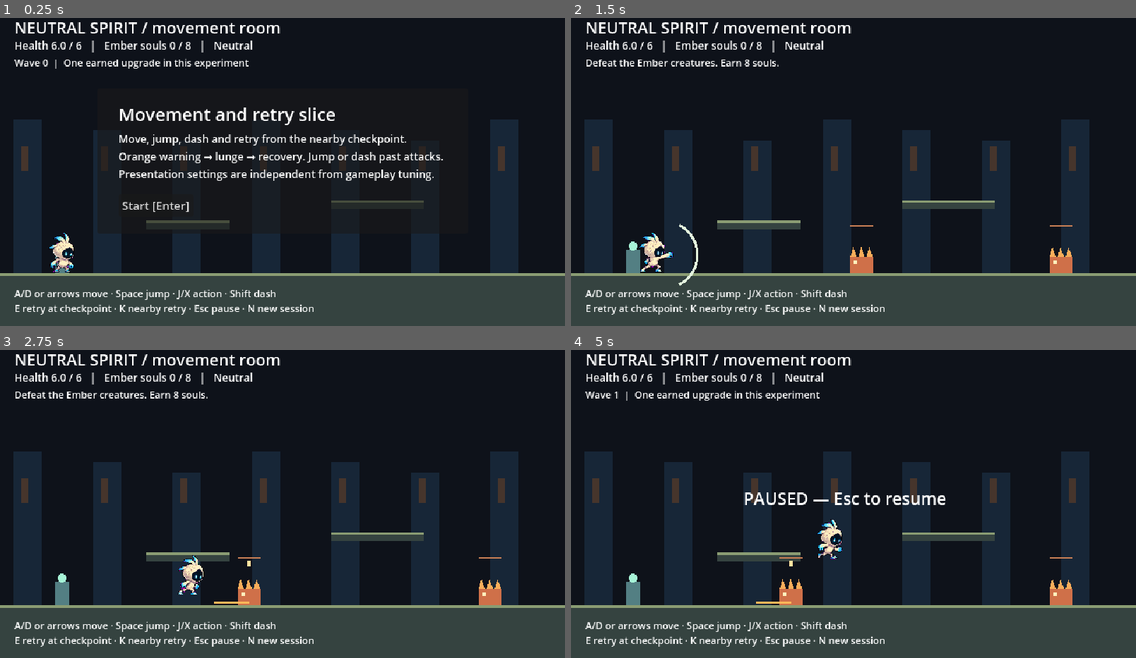
Above: before the commit, frames 1-4 (two rows, left to right).
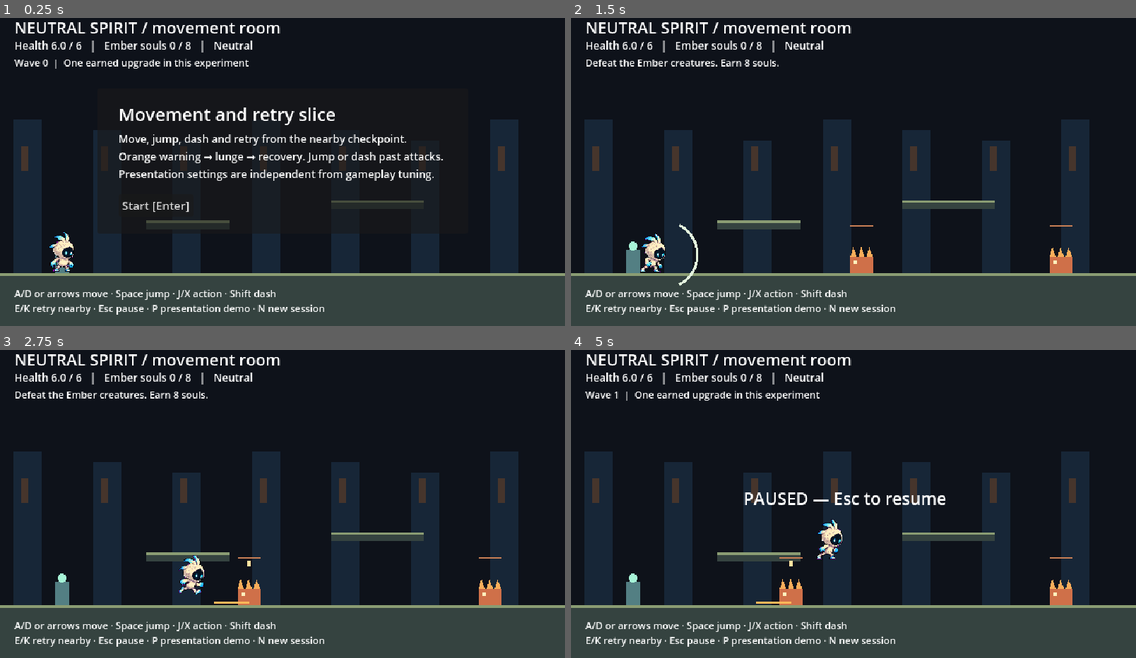
Above: after the commit, the same moments.

Repository: scleond/main-vania
Game: Godot game, scene res://main.tscn
The game is run twice, just before and just after one commit, with the same random seed, the same clock (stepped at 60 frames per second) and the same inputs.
Inputs:
- Up to frame 1 (0.25 s): no input
- Up to frame 2 (1.5 s): click "Start [Enter]" at 0.5 s; tap Enter at 1.25 s; hold D (right) from 1.28 s (still down); tap J (attack) at 1.35 s
- Up to frame 3 (2.75 s): keep holding D (right); tap Space (jump) at 1.52, 1.82, 2.27, 2.57 s; tap Shift (dash) at 1.55, 2.1 s; tap E at 2.3 s
- Up to frame 4 (5 s): release D (right) at 2.78 s; hold A (left) 2.78-3.53 s; tap E at 2.85 s; tap P at 3.05, 3.6 s; hold D (right) from 3.53 s (still down); tap Space (jump) at 3.77, 3.8, 4.07, 4.35, 4.52, 4.82 s; tap J (attack) at 4.55 s; tap Escape (pause, bound only after the commit) at 4.9 s

The runs differ from the first frame. In frame 1, 0.9% of the frame differs, in the area x 3-58%, y 69-97%; in frame 2, 1.0%; in frame 3, 1.0%; in frame 4, 0.9%.

Commit message:
Address neutral spirit review findings

Diff:
--- a/main.gd
+++ b/main.gd
@@ -1,5 +1,7 @@
 extends Node2D
-# Disposable feel experiment. Session state only; this is not production progression.
+# Session state and input boundary for the production movement room.
+const CHECKPOINT_POSITION=Vector2(70,299)
+const CHECKPOINT_RETRY_DISTANCE=45.0
 var player
 var hp=6.0
 var souls=0
@@ -15,6 +17,7 @@
 var choice_delay=0.0
 var kills=0
 var deaths=0
+var retries=0
 var clock=0.0
 var message=''
 var message_left=0.0
@@ -41,12 +44,20 @@
  parent.add_child(b)
  return b
 func _ready():
- for action in ['left','right','jump','dash','attack']:InputMap.add_action(action)
+ for action in ['left','right','jump','dash','attack','pause','retry']:InputMap.add_action(action)
  for pair in [['left',KEY_A],['left',KEY_LEFT],['right',KEY_D],['right',KEY_RIGHT],['jump',KEY_SPACE],['dash',KEY_SHIFT],['attack',KEY_J],['attack',KEY_X]]:
   var e=InputEventKey.new()
   e.physical_keycode=pair[1]
   InputMap.action_add_event(pair[0],e)
+ for pair in [['pause',KEY_ESCAPE],['retry',KEY_K],['retry',KEY_E]]:
+  var e=InputEventKey.new()
+  e.physical_keycode=pair[1]
+  InputMap.action_add_event(pair[0],e)
  for pair in [['jump',JOY_BUTTON_A],['attack',JOY_BUTTON_X],['dash',JOY_BUTTON_RIGHT_SHOULDER]]:
+  var e=InputEventJoypadButton.new()
+  e.button_index=pair[1]
+  InputMap.action_add_event(pair[0],e)
+ for pair in [['pause',JOY_BUTTON_START],['retry',JOY_BUTTON_BACK]]:
   var e=InputEventJoypadButton.new()
   e.button_index=pair[1]
   InputMap.action_add_event(pair[0],e)
@@ -65,7 +76,7 @@
   body.add_child(c)
   add_child(body)
  player=load('res://player.gd').new()
- player.position=Vector2(70,300)
+ player.position=CHECKPOINT_POSITION
  add_child(player)
  ui=CanvasLayer.new()
  add_child(ui)
@@ -73,7 +84,7 @@
  hud=label_at('',Vector2(16,33))
  status=label_at('',Vector2(16,53),11)
  label_at('A/D or arrows move · Space jump · J/X action · Shift dash',Vector2(16,315),11)
- label_at('E retry at checkpoint · K nearby retry · Esc pause · N new session',Vector2(16,332),11)
+ label_at('E/K retry nearby · Esc pause · P presentation demo · N new session',Vector2(16,332),11)
  menu=Panel.new()
  menu.position=Vector2(110,90)
  menu.size=Vector2(420,165)
@@ -109,7 +120,7 @@
 func respawn(count=true):
  if count:deaths+=1
  hp=6
- player.position=Vector2(70,299)
+ player.position=CHECKPOINT_POSITION
  player.velocity=Vector2.ZERO
  player.invulnerable=1.0
  player.attack_left=0
@@ -124,14 +135,14 @@
 func note(value):
  message=value
  message_left=4.0
+func can_retry_nearby():
+ return player.position.distance_to(CHECKPOINT_POSITION)<=CHECKPOINT_RETRY_DISTANCE
 func _unhandled_key_input(event):
  if not event.pressed or event.echo:return
  match event.physical_keycode:
   KEY_ENTER:
    if not playing:start_run()
   KEY_N:start_run()
-  KEY_ESCAPE:
-   if playing and not choosing:paused=not paused
   KEY_1:
    if choosing:select_upgrade('burn')
   KEY_2:
@@ -140,10 +151,15 @@
    if playing and not choosing:
     mixed=not mixed
     note('Preview: Stone protection + Wind air-jump / faster dash' if mixed else 'Mixed preview off. Earned Ember upgrade retained.')
-  KEY_K:
-   if playing and not choosing:respawn()
-  KEY_E:
-   if playing and not choosing and absf(player.position.x-70)<45:respawn(false)
+  KEY_P:
+   if playing:player.visual.use_alternate_presentation(not player.visual.alternate_presentation)
+func process_session_actions():
+ if not playing or choosing:return
+ if Input.is_action_just_pressed('pause'):
+  paused=not paused
+ if not paused and Input.is_action_just_pressed('retry') and can_retry_nearby():
+  retries+=1
+  respawn(false)
 func select_upgrade(value):
  if not choosing:return
  upgrade=value
@@ -162,6 +178,7 @@
 func add_enemy(x,medium):
  enemies.append({'x':float(x),'hp':6.0 if medium else 3.0,'max_hp':6.0 if medium else 3.0,'medium':medium,'mode':'approach','timer':0.0,'dir':-1.0,'hit_id':-1,'burn':0.0,'burn_tick':0.0,'flash':0.0})
 func _physics_process(delta):
+ process_session_actions()
  player.active=playing and not choosing and not paused
  player.upgrade=upgrade
  player.mixed=mixed
@@ -239,7 +256,7 @@
  refresh()
  pause_label.visible=paused
  if OS.has_feature('web'):
-  JavaScriptBridge.eval('window.__vania_probe = '+JSON.strin …(130 unchanged characters)… ve':wave,'kills':kills,'deaths':deaths,'x':player.position.x,'y':player.position.y,'attack':player.attack_id,'enemies':enemies,'actions':{'move':'left/right','jump':'jump','dash':'dash','retry':'checkpoint'}}))
+  JavaScriptBridge.eval('window.__vania_probe = '+JSON.strin …(130 unchanged characters)… ve':wave,'kills':kills,'deaths':deaths,'retries':retries,'x':player.position.x,'y':player.position.y,'attack':player.attack_id,'presentation':'alternate' if player.visual.alternate_presentation else 'default','actions':{'move':'left/right','jump':'jump','dash':'dash','pause':'pause','retry':'retry'}}))
  queue_redraw()
 func _notification(what):
  if what==NOTIFICATION_APPLICATION_FOCUS_OUT and playing:paused=true
@@ -250,8 +267,8 @@
  for rect in platforms:
   draw_rect(rect,Color('#354340'))
   draw_rect(Rect2(rect.position,Vector2(rect.size.x,3)),Color('#8a9c73'))
- draw_rect(Rect2(62,273,16,27),Color('#537f83'))
- draw_circle(Vector2(70,269),5,Color('#a6f4d7'))
+ draw_rect(Rect2(CHECKPOINT_POSITION.x-8,273,16,27),Color('#537f83'))
+ draw_circle(CHECKPOINT_POSITION+Vector2(0,-30),5,Color('#a6f4d7'))
  for enemy in enemies:
   var x=enemy.x
   var w=19 if enemy.medium else 13
--- a/main.tscn
+++ b/main.tscn
@@ -2,5 +2,5 @@
 
 [ext_resource type="Script" path="res://main.gd" id="1"]
 
-[node name="Feasibility" type="Node2D"]
+[node name="MovementRoom" type="Node2D"]
 script = ExtResource("1")
--- a/player.gd
+++ b/player.gd
@@ -4,8 +4,13 @@
 const DASH_SPEED=340.0
 const DASH_DURATION=0.13
 const DASH_COOLDOWN=0.65
+const MIXED_DASH_COOLDOWN=0.4
 const JUMP_SPEED=310.0
 const GRAVITY=850.0
+const COYOTE_DURATION=0.1
+const JUMP_BUFFER_DURATION=0.1
+const ROOM_LEFT_BOUND=15.0
+const ROOM_RIGHT_BOUND=625.0
 const ATTACK_DURATION=0.26
 const ATTACK_COOLDOWN=0.38
 var active=false
@@ -45,9 +50,9 @@
  coyote=maxf(0,coyote-delta)
  jump_buffer=maxf(0,jump_buffer-delta)
  if is_on_floor():
-  coyote=0.1
+  coyote=COYOTE_DURATION
   air_used=false
- if Input.is_action_just_pressed('jump'):jump_buffer=0.1
+ if Input.is_action_just_pressed('jump'):jump_buffer=JUMP_BUFFER_DURATION
  if jump_buffer>0 and (coyote>0 or (mixed and not air_used)):
   if coyote<=0:air_used=true
   velocity.y=-JUMP_SPEED
@@ -57,7 +62,7 @@
  if axis!=0 and attack_left<=0:facing=signf(axis)
  if Input.is_action_just_pressed('dash') and dash_wait<=0:
   dash_left=DASH_DURATION
-  dash_wait=0.4 if mixed else DASH_COOLDOWN
+  dash_wait=MIXED_DASH_COOLDOWN if mixed else DASH_COOLDOWN
  if Input.is_action_just_pressed('attack') and attack_wait<=0 and dash_left<=0:
   attack_left=ATTACK_DURATION
   attack_wait=ATTACK_COOLDOWN
@@ -65,10 +70,9 @@
  velocity.y+=GRAVITY*delta
  velocity.x=facing*DASH_SPEED if dash_left>0 else axis*MOVE_SPEED
  move_and_slide()
- position.x=clampf(position.x,15,625)
+ position.x=clampf(position.x,ROOM_LEFT_BOUND,ROOM_RIGHT_BOUND)
  visual.scale.x=facing
  visual.motion=2 if attack_left>0 else (1 if absf(velocity.x)>1 else 0)
- visual.frame=mini(3,int((ATTACK_DURATION-attack_left)*visual.attack_playback_speed)) if attack_left>0 else int(clock*(visual.run_playback_speed if visual.motion==1 else visual.idle_playback_speed))
  visual.elements=[upgrade!='',false,false,mixed,mixed]
  visual.modulate.a=0.45 if invulnerable>0 and int(clock*15)%2==0 else 1.0
  visual.queue_redraw()
--- a/project.godot
+++ b/project.godot
@@ -1,4 +1,4 @@
-; THROWAWAY browser feasibility fixture, not production game code.
+; Production browser movement room.
 config_version=5
 
 [application]
--- a/spirit.gd
+++ /dev/null
@@ -1,58 +0,0 @@
-extends Node2D
-# Disposable atlas + attachment experiment. All builds share these body frames.
-var atlas = preload('res://assets/spirit-atlas-magenta.png')
-var motion = 0
-var frame = 0
-var elements = [false,false,false,false,false]
-var mirror = false
-var anchors = false
-var idle_boxes = [Rect2(50,24,180,253),Rect2(310,24,175,253),Rect2(565,24,180,253),Rect2(810,24,178,253)]
-var run_boxes = [Rect2(45,286,190,237),Rect2(310,286,175,237),Rect2(565,286,182,237),Rect2(818,286,177,237),Rect2(1080,286,178,237),Rect2(1335,286,182,237)]
-var swipe_boxes = [Rect2(45,550,190,230),Rect2(308,550,226,230),Rect2(563,550,233,230),Rect2(833,550,179,230)]
-var head = Vector2(0,-31)
-var chest = Vector2(0,-13)
-var hand = Vector2(12,-10)
-func _ready():
- var shader = Shader.new()
- shader.code = '''shader_type canvas_item;
- uniform bool mirror_form = false;
- void fragment(){
- vec4 c = texture(TEXTURE,UV);
- if(c.r > 0.65 && c.b > 0.65 && c.g < 0.4) c.a=0.0;
- if(mirror_form && c.a>0.0){
- float light=max(c.r,max(c.g,c.b));
- c.rgb=vec3(light*0.85,light*0.48,light);
- }
- COLOR=c;
- }'''
- material = ShaderMaterial.new()
- material.shader = shader
- texture_filter = CanvasItem.TEXTURE_FILTER_NEAREST
-func piece(region:Rect2,where:Vector2,size:Vector2):
- draw_texture_rect_region(atlas,Rect2(where,size),region)
-func _draw():
- material.set_shader_parameter('mirror_form',mirror)
- var boxes = [idle_boxes,run_boxes,swipe_boxes][motion]
- var box:Rect2 = boxes[frame % boxes.size()]
- # Separate body anchor and per-pose hand anchors avoid combinatorial sprites.
- var foot_x = [100.0,90.0,93.0,94.0][frame%4] if motion==0 else 100.0
- if motion==2: foot_x=[100.0,102.0,102.0,92.0][frame%4]
- hand=Vector2(12,-10)
- if motion==2: hand=[Vector2(-12,-15),Vector2(22,-20),Vector2(25,-19),Vector2(10,-10)][frame%4]
- if motion==1: hand=[Vector2(12,-11),Vector2(10,-13),Vector2(12,-11),Vector2(11,-12),Vector2(10,-14),Vector2(9,-9)][frame%6]
- # Rear attachments, then shared body, then foreground attachments.
- if elements[4]: piece(Rect2(1080,845,64,126),Vector2(-15,-19),Vector2(10,16))
- if elements[2]: piece(Rect2(550,829,78,135),Vector2(-22,-26),Vector2(13,25))
- if elements[3]: piece(Rect2(802,840,87,127),Vector2(-19,-26),Vector2(16,24))
- piece(box,Vector2(-foot_x*0.19,-48),Vector2(box.size.x*0.19,48))
- if elements[1]: piece(Rect2(295,829,78,126),head+Vector2(-8,-19),Vector2(14,23))
- if elements[0]:
-  piece(Rect2(1360,842,100,116),chest-Vector2(4,7),Vector2(9,12))
-  piece(Rect2(164,828,82,151),hand-Vector2(3,6),Vector2(10,20))
- if elements[4]: piece(Rect2(1167,845,65,126),Vector2(4,-16),Vector2(8,14))
- if mirror:
-  draw_line(Vector2(-19,3),Vector2(22,3),Color('#c59bff'),1)
- if anchors:
-  for point in [Vector2.ZERO,head,chest,hand]:
-   draw_line(point-Vector2(2,0),point+Vector2(2,0),Color.GREEN,1)
-   draw_line(point-Vector2(0,2),point+Vector2(0,2),Color.GREEN,1)
--- a/visual.gd
+++ b/visual.gd
@@ -3,12 +3,17 @@
 @export var idle_playback_speed=4.0
 @export var run_playback_speed=8.0
 @export var attack_playback_speed=16.0
+@export var alternate_idle_playback_speed=7.0
+@export var alternate_run_playback_speed=3.0
+@export var alternate_attack_playback_speed=10.0
 var atlas = preload('res://assets/spirit-atlas-magenta.png')
 var motion = 0
 var frame = 0
 var elements = [false,false,false,false,false]
 var mirror = false
 var anchors = false
+var alternate_presentation = false
+var presentation_clock = 0.0
 var idle_boxes = [Rect2(50,24,180,253),Rect2(310,24,175,253),Rect2(565,24,180,253),Rect2(810,24,178,253)]
 var run_boxes = [Rect2(45,286,190,237),Rect2(310,286,175,237),Rect2(565,286,182,237),Rect2(818,286,177,237),Rect2(1080,286,178,237),Rect2(1335,286,182,237)]
 var swipe_boxes = [Rect2(45,550,190,230),Rect2(308,550,226,230),Rect2(563,550,233,230),Rect2(833,550,179,230)]
@@ -31,6 +36,17 @@
  material = ShaderMaterial.new()
  material.shader = shader
  texture_filter = CanvasItem.TEXTURE_FILTER_NEAREST
+func use_alternate_presentation(enabled):
+ alternate_presentation=enabled
+ presentation_clock=0.0
+ queue_redraw()
+func _process(delta):
+ presentation_clock+=delta
+ var idle_speed=alternate_idle_playback_speed if alternate_presentation else idle_playback_speed
+ var run_speed=alternate_run_playback_speed if alternate_presentation else run_playback_speed
+ var attack_speed=alternate_attack_playback_speed if alternate_presentation else attack_playback_speed
+ frame=int(presentation_clock*(attack_speed if motion==2 else (run_speed if motion==1 else idle_speed)))
+ queue_redraw()
 func piece(region:Rect2,where:Vector2,size:Vector2):
  draw_texture_rect_region(atlas,Rect2(where,size),region)
 func _draw():
Not shown, changed: export_presets.cfg
Not shown, added: package-lock.json
Not shown, added: package.json
Not shown, removed: spirit.gd.uid
Not shown, added: .github/workflows/chrome-smoke.yml
Not shown, changed: .gitignore
Not shown, added: .godot-version
Not shown, changed: README.md
Not shown, changed: browser-check.cjs
Not shown, changed: docs/index.js
Not shown, changed: export.py
